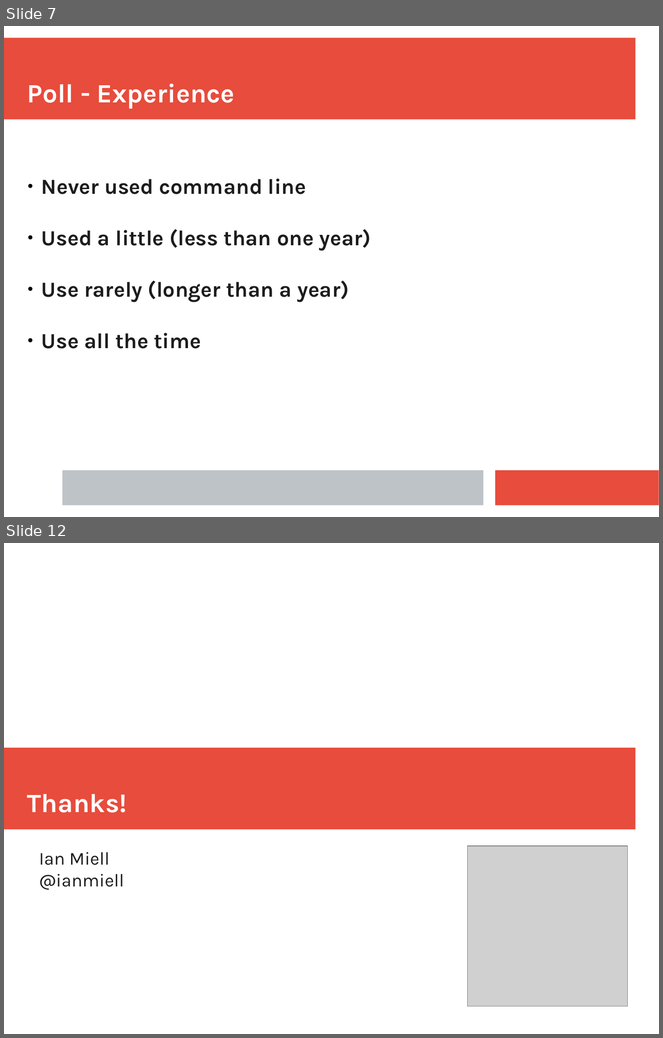
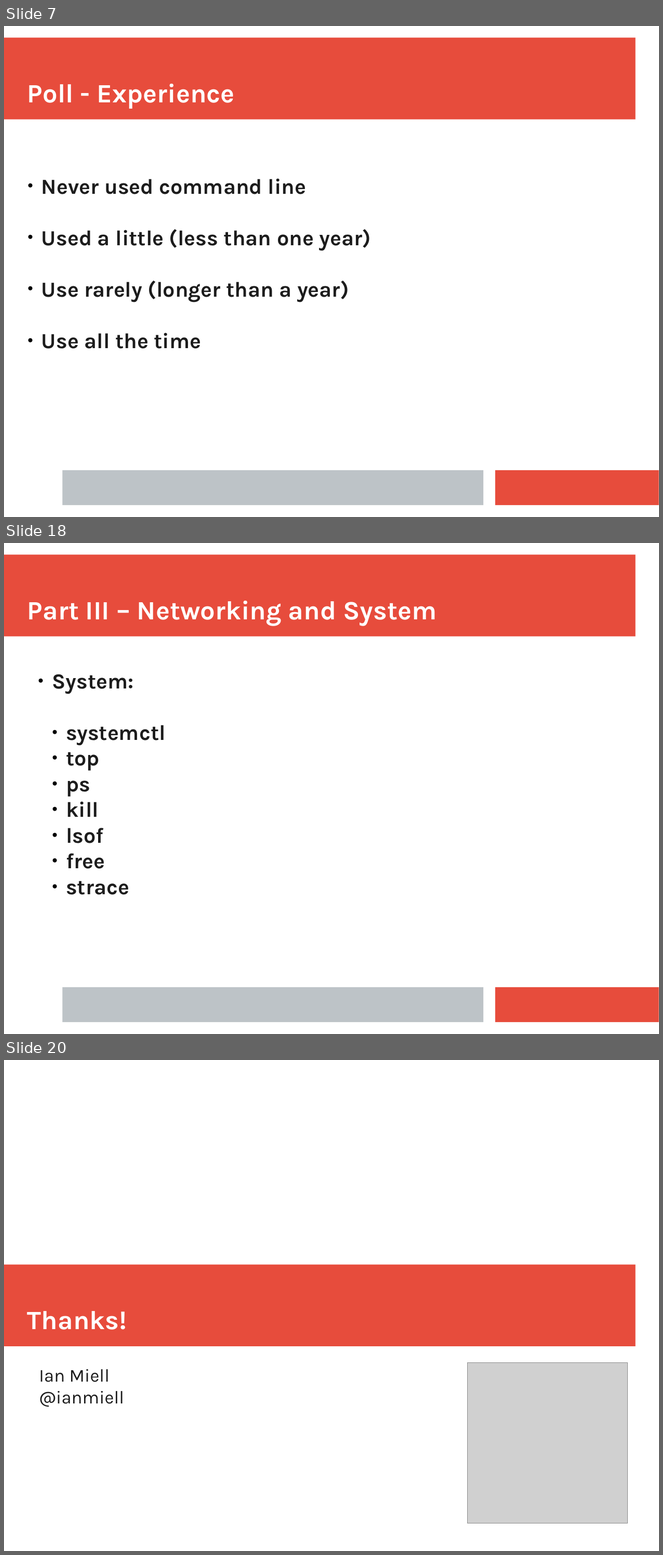
Before and after one commit to ianmiell/introduction-to-the-command-line, a slide deck: slides/introduction_to_the_command_line.pptx. Shown one above the other, each under a label of ours: slides 7 and 12 before the commit, slides 7, 18 and 20 after it; the slides between them are not shown. The pictures are 663x1038 and 663x1555 pixels, drawn with LibreOffice and Linux fonts; fonts in the diff are those of the drawing; grey boxes stand for pictures. Boxes give left, top, right and bottom in pixels: in the first picture for what was removed or moved away, otherwise in the second. Text is boxed around its words. In the diff, an @@ line names an element or a change of style, - is before the commit and + after.

```diff
--- a/slides/introduction_to_the_command_line.pptx
+++ b/slides/introduction_to_the_command_line.pptx
@@ slide 18 added at box(4, 543, 659, 1034), background #FFFFFF; not listed: 3 template elements that a slide beside it also shows @@
@@ text added at box(27, 601, 437, 626), 32 pt, text #FFFFFF, bold @@
+Part III – Networking and System
@@ text added at box(52, 674, 166, 895), 26 pt, text #1C1C1C, bold @@
+● System:
+  ● systemctl
+  ● top
+  ● ps
+  ● kill
+  ● lsof
+  ● free
+  ● strace
@@ what was slide 12 is now slide 20 @@
```
Also in this commit, not shown: 4 slides changed, 16 other slides added, 1 slide removed.
